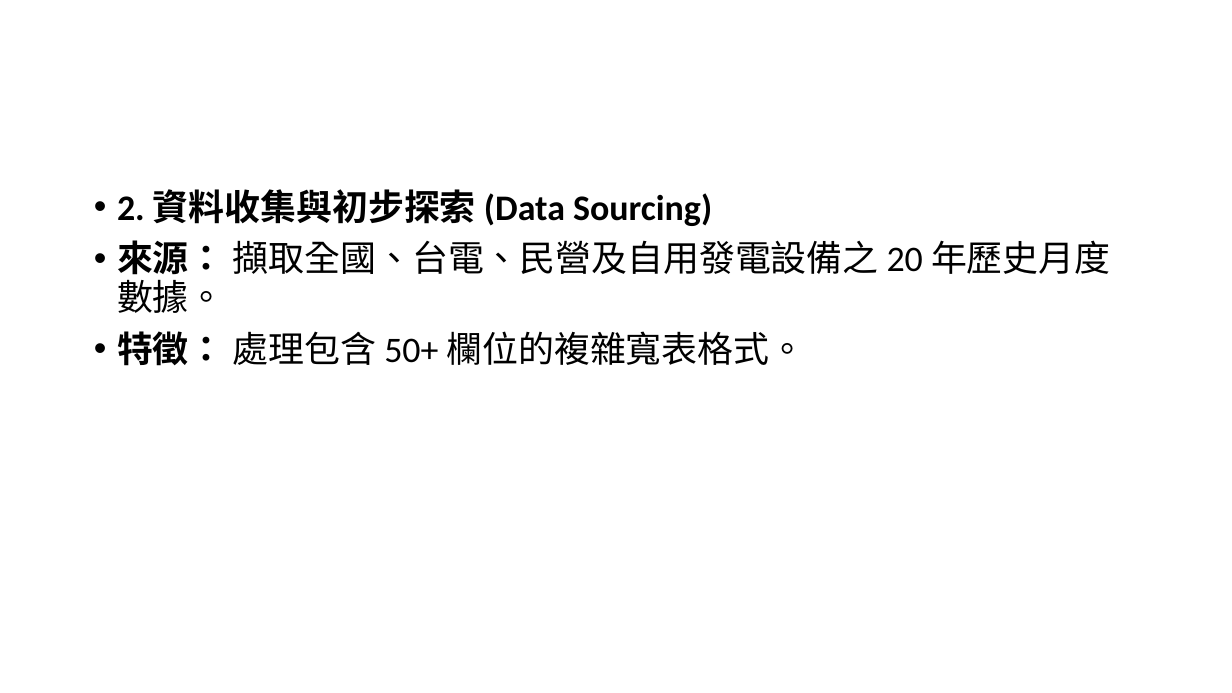
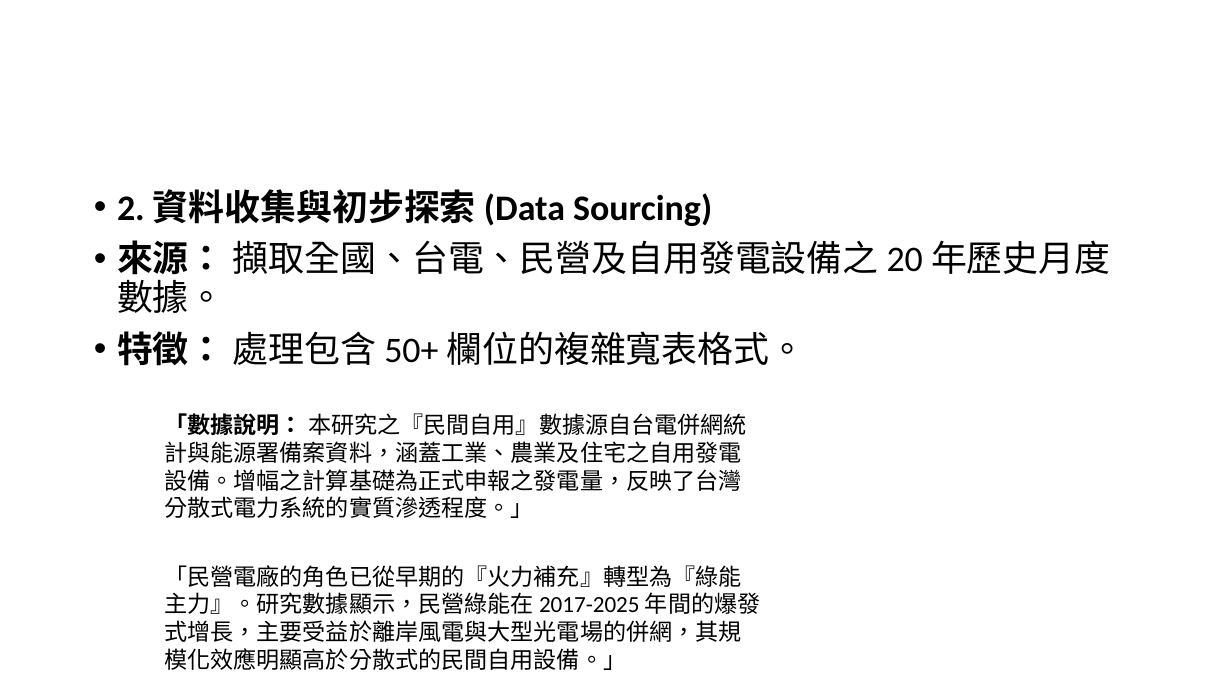
Before and after one commit to ericschu2022-ai/Final_Project, a slide deck: slide 4 of 《誰在推動綠能？——.pptx. Drawn at 1232x693 pixels with LibreOffice and Linux fonts; fonts in the diff are those of the drawing. Boxes give left, top, right and bottom in pixels: in the first picture for what was removed or moved away, otherwise in the second. Text is boxed around its words. In the diff, an @@ line names an element or a change of style, - is before the commit and + after.

```diff
--- a/《誰在推動綠能？——.pptx
+++ b/《誰在推動綠能？——.pptx
@@ text added at (164, 413, 747, 518), 18 pt, text #000000 @@
+「數據說明： 本研究之『民間自用』數據源自台電併網統計與能源署備案資料，涵蓋工業、農業及住宅之自用發電設備。增幅之計算基礎為正式申報之發電量，反映了台灣分散式電力系統的實質滲透程度。」
@@ text added at (164, 565, 760, 670), 18 pt, text #000000 @@
+「民營電廠的角色已從早期的『火力補充』轉型為『綠能主力』。研究數據顯示，民營綠能在 2017-2025 年間的爆發式增長，主要受益於離岸風電與大型光電場的併網，其規模化效應明顯高於分散式的民間自用設備。」
```
Also in this commit, not shown: 1 slide added, 4 other files.
